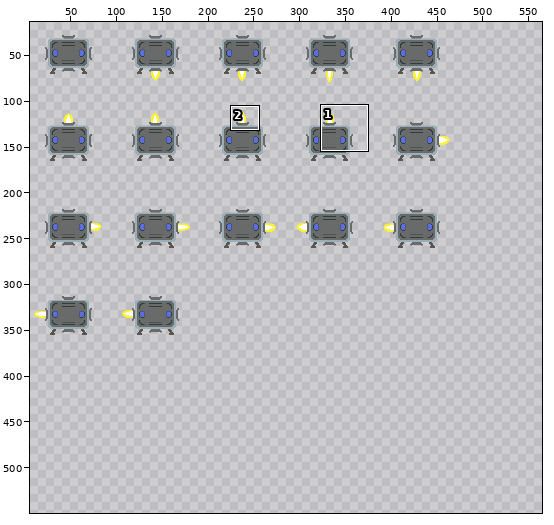
Two versions of one sprite sheet, public/assets/sprite_rocket_omin.png. The picture above shows the old version from afar; the outline marks the close-up.
Close-up. Earlier state:
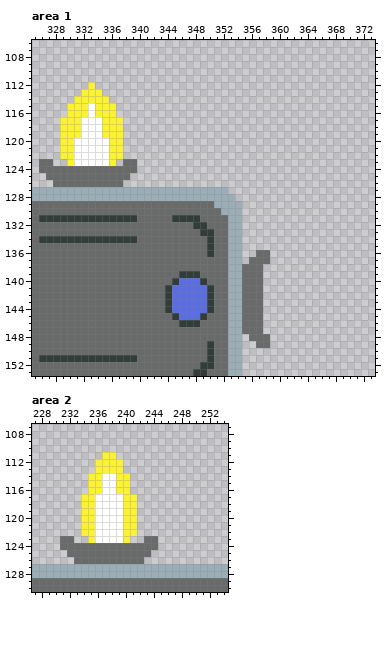
The file is 476x381 pixels. Shown: area 1: x 325..373, y 106..153; area 2: x 227..254, y 107..130. The old version is drawn lined up with the new one, on the new canvas. The wide view leaves out empty margins. The commit also changed other parts of the picture, which this record leaves out.
After:
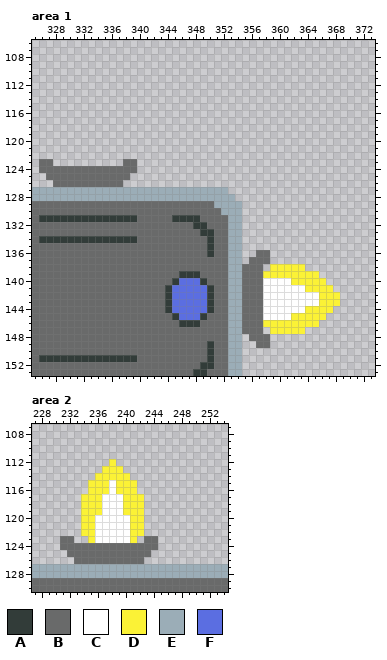
Palette (. is transparent): A #323c39  B #696a6a  C #ffffff  D #fbf236  E #9badb7  F #5b6ee1
Change:
canvas 476x381 -> 571x571
Area 1:
The edit adds colour C in row 140 at x 358 to 361; in row 141 at x 358 to 363; in rows 142 to 143 at x 358 to 365; in row 144 at x 358 to 363; in row 145 at x 358 to 361.
The edit adds colour D in row 138 at x 359 to 363; in row 139 at x 358 to 365; in row 140 at x 362 to 366; in row 141 at x 364 to 367; in rows 142 to 143 at x 366 to 368; in row 144 at x 364 to 367.
The edit adds colour D in row 145 at x 362 to 366; in row 146 at x 358 to 365; in row 147 at x 359 to 363.
Colour C is removed in rows 115 to 116 at x 333; in rows 117 to 119 at x 332 to 334; in rows 120 to 123 at x 331 to 335.
Colour D is removed in row 112 at x 333; in row 113 at x 332 to 334; in row 114 at x 331 to 335; in rows 115 to 116 at x 330 to 332 and 334 to 336; in rows 117 to 119 at x 329 to 331 and 335 to 337; in rows 120 to 122 at x 329 to 330 and 336 to 337.
Colour D is removed in row 123 at x 330 and 336.
Area 2:
Colour D gives way to colour C in rows 120 to 123 at x 240.
The edit adds colour D in rows 115 to 116 at x 241; in rows 117 to 122 at x 242; in row 123 at x 241.
Colour C gives way to colour D in row 114 at x 237 to 238; in rows 115 to 116 at x 237; in rows 117 to 119 at x 236.
Colour D is removed in row 111 at x 237 to 238; in row 112 at x 236 to 237 and 239; in row 113 at x 236; in row 114 at x 235.
Pixel boxes of the changes (left, top, right, bottom) in both close-ups:
erased: (60, 82, 123, 166)
added: (263, 264, 340, 334)
changed: (88, 452, 144, 543)
